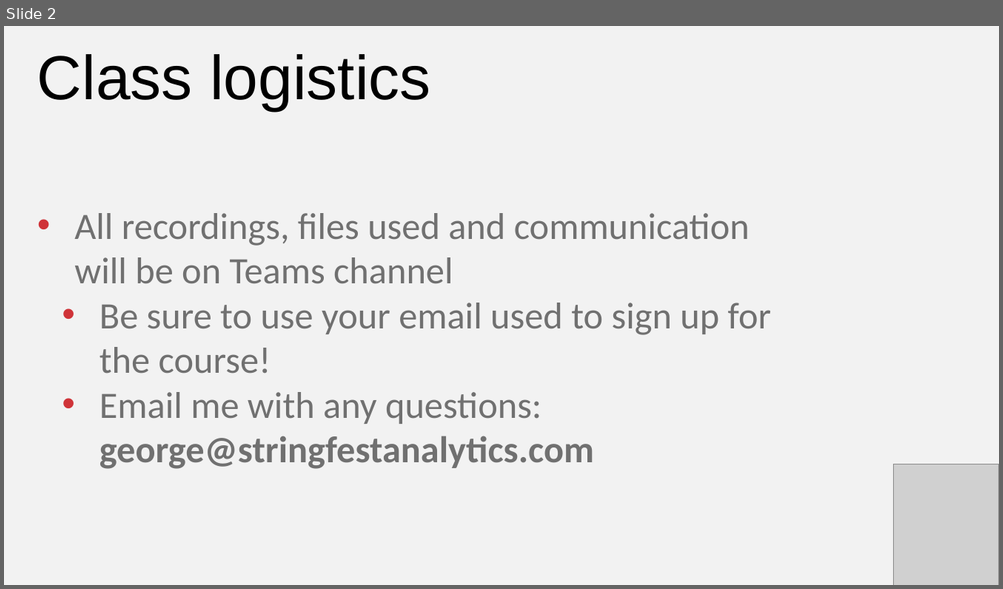
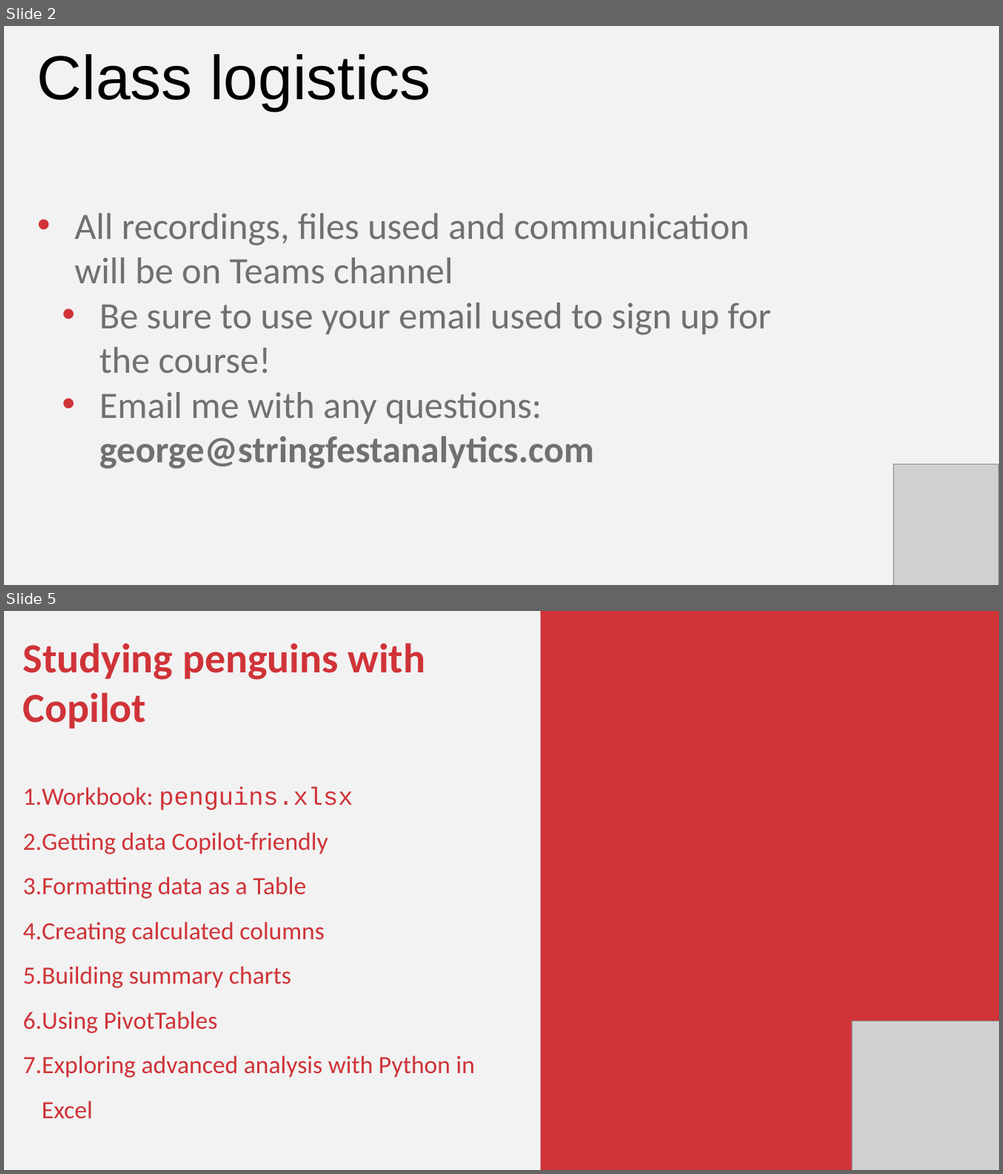
Before and after one commit to stringfestdata/ai-for-excel-in-a-week, a slide deck: day-3-copilot-python-agent-model/day-3-copilot-python-agent-mode.pptx. Shown one above the other, each under a label of ours: slide 2 before the commit, slides 2 and 5 after it; the slides between them are not shown. The pictures are 1003x589 and 1003x1174 pixels, drawn with LibreOffice and Linux fonts; fonts in the diff are those of the drawing; grey boxes stand for pictures. Boxes give left, top, right and bottom in pixels: in the first picture for what was removed or moved away, otherwise in the second. Text is boxed around its words. In the diff, an @@ line names an element or a change of style, - is before the commit and + after.

```diff
--- a/day-3-copilot-python-agent-model/day-3-copilot-python-agent-mode.pptx
+++ b/day-3-copilot-python-agent-model/day-3-copilot-python-agent-mode.pptx
@@ slide 5 added at (4,611,999,1170), background #F2F2F2 @@
@@ rectangle added at (540,611,999,1170), fill #CF3338 @@
@@ text added at (23,643,475,1119), 36 pt, text #CF3338 @@
+Studying penguins with Copilot
+1. Workbook: penguins.xlsx
+2. Getting data Copilot-friendly
+3. Formatting data as a Table
+4. Creating calculated columns
+5. Building summary charts
+6. Using PivotTables
+7. Exploring advanced analysis with Python in Excel
@@ picture added at (851,1021,999,1170) @@
```
Also in this commit, not shown: 3 slides changed, 4 other slides added, 3 slides removed, 26 other files.
